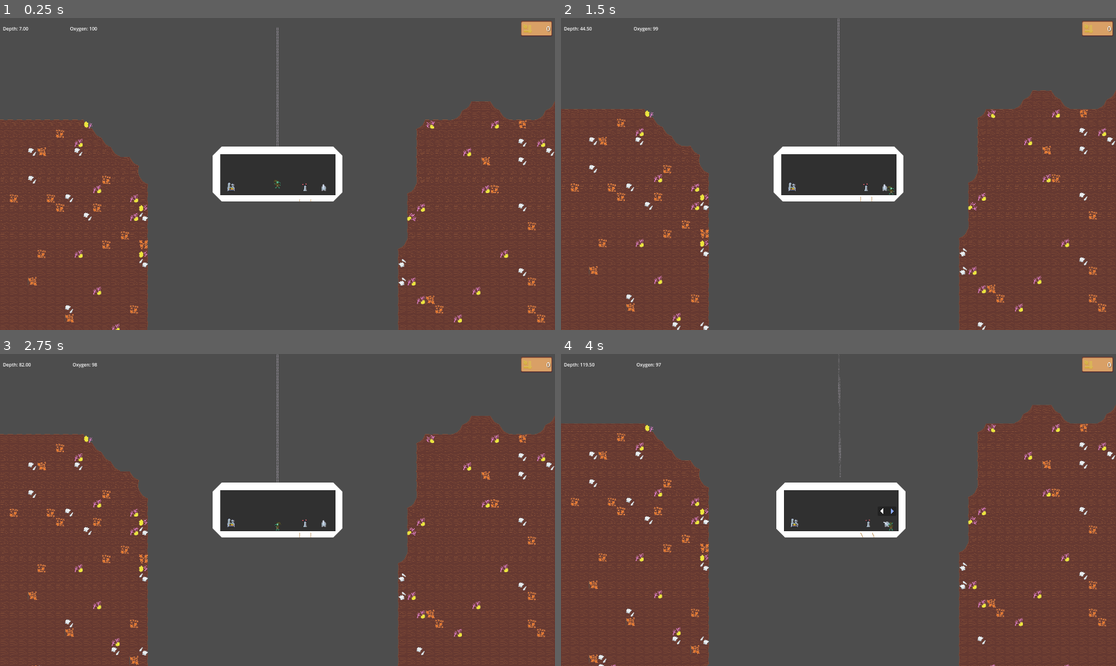
Above: before the commit, frames 1-4 (two rows, left to right).
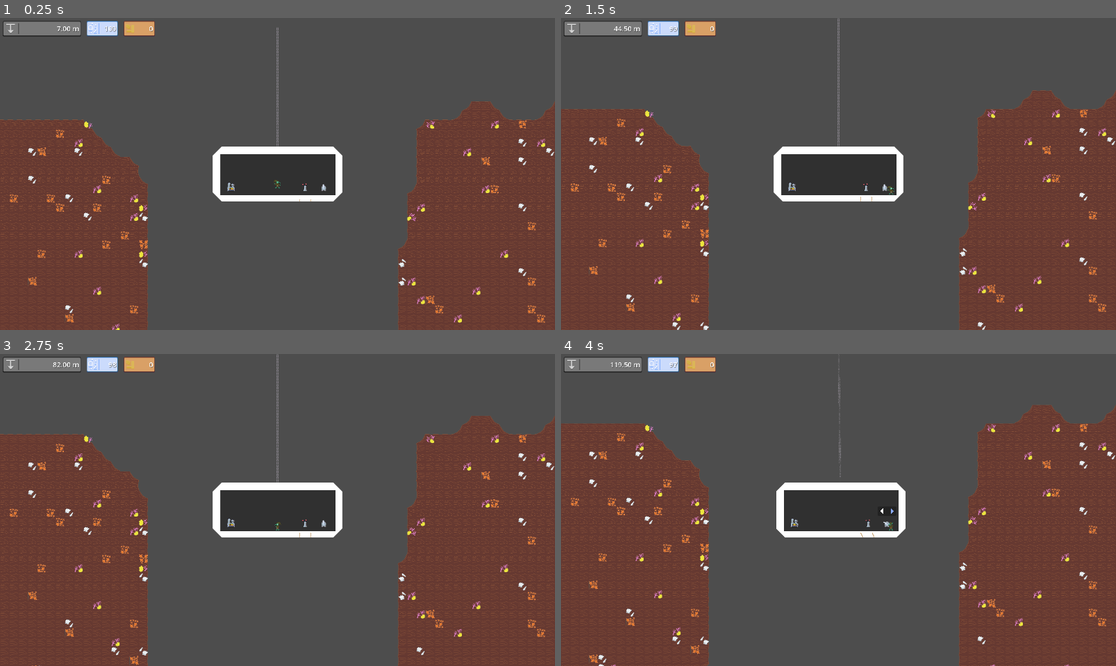
Above: after the commit, the same moments.

Repository: DSurguy/spring-2024-2d-jam
Game: Godot game, scene res://scenes/GameScene/GameScene.tscn
Same seed, same stepped clock (60 frames per second), same inputs: the game is played once before the commit and once after it. This scene is started directly instead of the project's main scene. Sound files missing from this copy of the repository are replaced by a short silence.
Inputs (mouse positions are in pixels of both pictures, inside the frame that each line leads up to):
- Up to frame 1 (0.25 s): no input
- Up to frame 2 (1.5 s): tap Enter (ui_accept) at 0.5, 0.77 s; move the mouse to (960, 158) at 0.52 s; hold D (move_right) from 0.53 s (still down); tap Down (aim_down) at 0.6 s; move the mouse to (727, 189) at 1.27 s; tap Left (aim_left) at 1.35 s
- Up to frame 3 (2.75 s): tap Enter (ui_accept) at 1.52 s; move the mouse to (333, 441) at 2.02 s; release D (move_right) at 2.03 s; hold A (move_left) from 2.03 s (still down); tap Right (aim_right) at 2.1 s
- Up to frame 4 (4 s): move the mouse to (810, 572) at 2.77 s; release A (move_left) at 2.78 s; hold D (move_right) from 2.78 s (still down); tap Up (aim_up) at 2.85 s; tap Enter (ui_accept) at 3.02, 3.77 s; move the mouse to (1005, 556) at 3.52 s; tap E (interact) at 3.6 s

The runs differ from the first frame. In frame 1, 1.5% of the frame differs, in the area x 0-100%, y 0-7%; in frame 2, 1.5%; in frame 3, 1.5%; in frame 4, 1.5%.

Commit message:
Implement all progress UI thingies

Diff:
--- a/scenes/UI/Level/LevelProgress/LevelProgressUI.gd
+++ b/scenes/UI/Level/LevelProgress/LevelProgressUI.gd
@@ -1,12 +1,12 @@
 class_name LevelProgressUI extends Control
 
 @export var submarine_node: Node2D = Node2D.new()
-@onready var label = $MarginContainer/HBoxContainer/Label
-@onready var oxy_label = $MarginContainer/HBoxContainer/OxygenLabel
-@onready var score_label = $MarginContainer/TextureRect/MarginContainer/MoneyLabel
+@onready var depth_label = $MarginContainer/HBoxContainer/TextureRect3/MarginContainer/DepthLabel
+@onready var oxy_label = $MarginContainer/HBoxContainer/TextureRect2/MarginContainer/OxygenLabel
+@onready var score_label = $MarginContainer/HBoxContainer/TextureRect/MarginContainer/MoneyLabel
 
-var format_string = "Depth: %.2f"
-var oxy_format_string = "Oxygen: %d"
+var format_string = "%.2f m"
+var oxy_format_string = "%d"
 var score_format_string = "%d"
 
 func _ready():
@@ -15,7 +15,6 @@
 
 func _process(delta):
 	if submarine_node:
-		label.text = format_string % submarine_node.position.y
+		depth_label.text = format_string % submarine_node.position.y
 		oxy_label.text = oxy_format_string % submarine_node.current_oxygen()
-
 	score_label.text = score_format_string % GameState.score
--- a/scenes/UI/Level/LevelProgress/LevelProgressUI.tscn
+++ b/scenes/UI/Level/LevelProgress/LevelProgressUI.tscn
@@ -1,23 +1,10 @@
-[gd_scene load_steps=7 format=3 uid="uid://c2bwsfdj3jefd"]
+[gd_scene load_steps=6 format=3 uid="uid://c2bwsfdj3jefd"]
 
 [ext_resource type="Script" path="res://scenes/UI/Level/LevelProgress/LevelProgressUI.gd" id="1_aosjc"]
+[ext_resource type="Texture2D" uid="uid://by5lswp5pcjdg" path="res://assets/sprites/o2.png" id="2_fn8sm"]
+[ext_resource type="Texture2D" uid="uid://dyc0eejur8i1n" path="res://assets/sprites/depth.png" id="2_r4bw7"]
 [ext_resource type="Texture2D" uid="uid://c6l1afpff4r0u" path="res://assets/sprites/money.png" id="2_wbdyx"]
-
-[sub_resource type="SystemFont" id="SystemFont_wk0xc"]
-font_names = PackedStringArray("Comic Sans MS")
-subpixel_positioning = 0
-oversampling = 4.0
-
-[sub_resource type="LabelSettings" id="LabelSettings_ass80"]
-font = SubResource("SystemFont_wk0xc")
-
-[sub_resource type="SystemFont" id="SystemFont_q218i"]
-oversampling = 4.0
-
-[sub_resource type="LabelSettings" id="LabelSettings_s41hw"]
-font = SubResource("SystemFont_q218i")
-font_size = 24
-shadow_color = Color(0, 0, 0, 0.588235)
+[ext_resource type="LabelSettings" uid="uid://d1lfxg68yhv6m" path="res://scenes/UI/Level/LevelProgress/ProgressLabelSetting.tres" id="3_4v1if"]
 
 [node name="LevelProgressUI" type="Control"]
 layout_mode = 3
@@ -40,26 +27,15 @@
 
 [node name="HBoxContainer" type="HBoxContainer" parent="MarginContainer"]
 layout_mode = 2
-theme_override_constants/separation = 144
+theme_override_constants/separation = 20
 
-[node name="Label" type="Label" parent="MarginContainer/HBoxContainer"]
-layout_mode = 2
-text = "Depth: X"
-label_settings = SubResource("LabelSettings_ass80")
-
-[node name="OxygenLabel" type="Label" parent="MarginContainer/HBoxContainer"]
-layout_mode = 2
-text = "Oxygen: X"
-label_settings = SubResource("LabelSettings_ass80")
-
-[node name="TextureRect" type="TextureRect" parent="MarginContainer"]
+[node name="TextureRect3" type="TextureRect" parent="MarginContainer/HBoxContainer"]
 texture_filter = 1
 layout_mode = 2
-size_flags_horizontal = 8
-texture = ExtResource("2_wbdyx")
+texture = ExtResource("2_r4bw7")
 expand_mode = 3
 
-[node name="MarginContainer" type="MarginContainer" parent="MarginContainer/TextureRect"]
+[node name="MarginContainer" type="MarginContainer" parent="MarginContainer/HBoxContainer/TextureRect3"]
 layout_mode = 1
 anchors_preset = 15
 anchor_right = 1.0
@@ -68,9 +44,56 @@
 grow_vertical = 2
 theme_override_constants/margin_right = 6
 
-[node name="MoneyLabel" type="Label" parent="MarginContainer/TextureRect/MarginContainer"]
+[node name="DepthLabel" type="Label" parent="MarginContainer/HBoxContainer/TextureRect3/MarginContainer"]
+layout_mode = 2
+text = "99999.99 m
+"
+label_settings = ExtResource("3_4v1if")
+horizontal_alignment = 2
+
+[node name="TextureRect2" type="TextureRect" parent="MarginContainer/HBoxContainer"]
+texture_filter = 1
+layout_mode = 2
+texture = ExtResource("2_fn8sm")
+expand_mode = 3
+
+[node name="MarginContainer" type="MarginContainer" parent="MarginContainer/HBoxContainer/TextureRect2"]
+layout_mode = 1
+anchors_preset = 15
+anchor_right = 1.0
+anchor_bottom = 1.0
+grow_horizontal = 2
+grow_vertical = 2
+theme_override_constants/margin_right = 6
+
+[node name="OxygenLabel" type="Label" parent="MarginContainer/HBoxContainer/TextureRect2/MarginContainer"]
+layout_mode = 2
+size_flags_horizontal = 8
+text = "999
+"
+label_settings = ExtResource("3_4v1if")
+horizontal_alignment = 2
+
+[node name="TextureRect" type="TextureRect" parent="MarginContainer/HBoxContainer"]
+texture_filter = 1
+layout_mode = 2
+size_flags_horizontal = 8
+texture = ExtResource("2_wbdyx")
+expand_mode = 3
+
+[node name="MarginContainer" type="MarginContainer" parent="MarginContainer/HBoxContainer/TextureRect"]
+layout_mode = 1
+anchors_preset = 15
+anchor_right = 1.0
+anchor_bottom = 1.0
+grow_horizontal = 2
+grow_vertical = 2
+theme_override_constants/margin_right = 6
+
+[node name="MoneyLabel" type="Label" parent="MarginContainer/HBoxContainer/TextureRect/MarginContainer"]
 layout_mode = 2
 size_flags_horizontal = 8
 text = "9999
 "
-label_settings = SubResource("LabelSettings_s41hw")
+label_settings = ExtResource("3_4v1if")
+horizontal_alignment = 2
--- /dev/null
+++ b/scenes/UI/Level/LevelProgress/ProgressLabelSetting.tres
@@ -0,0 +1,9 @@
+[gd_resource type="LabelSettings" load_steps=2 format=3 uid="uid://d1lfxg68yhv6m"]
+
+[sub_resource type="SystemFont" id="SystemFont_q218i"]
+oversampling = 4.0
+
+[resource]
+font = SubResource("SystemFont_q218i")
+font_size = 24
+shadow_color = Color(0, 0, 0, 0.588235)
Binary file added: assets/sprites/depth.png
Not shown, added: assets/sprites/depth.png.import
Binary file added: assets/sprites/o2.png
Not shown, added: assets/sprites/o2.png.import
Not shown: 1 places in scenes/GameScene/submarine.tscn that only renumber resources
